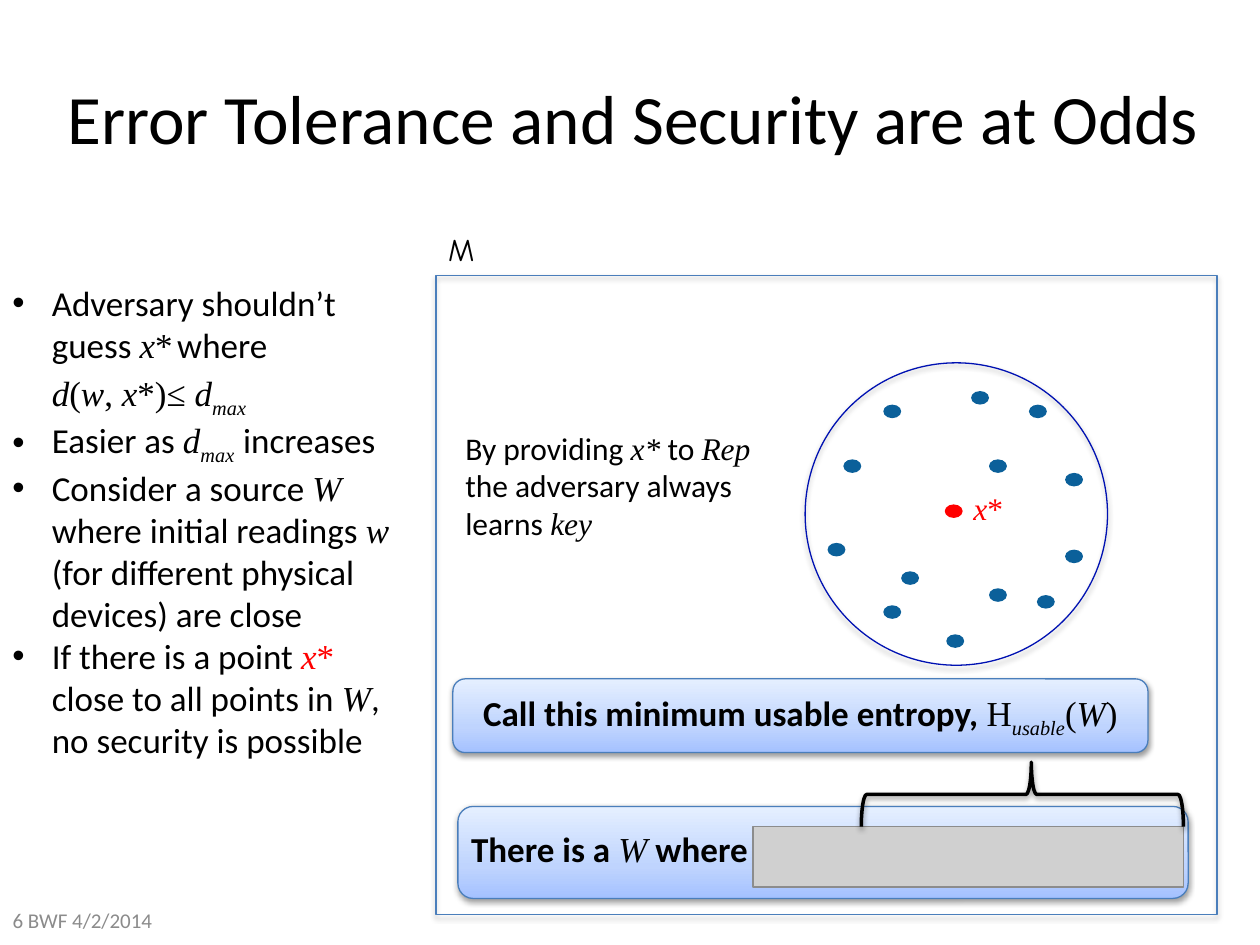
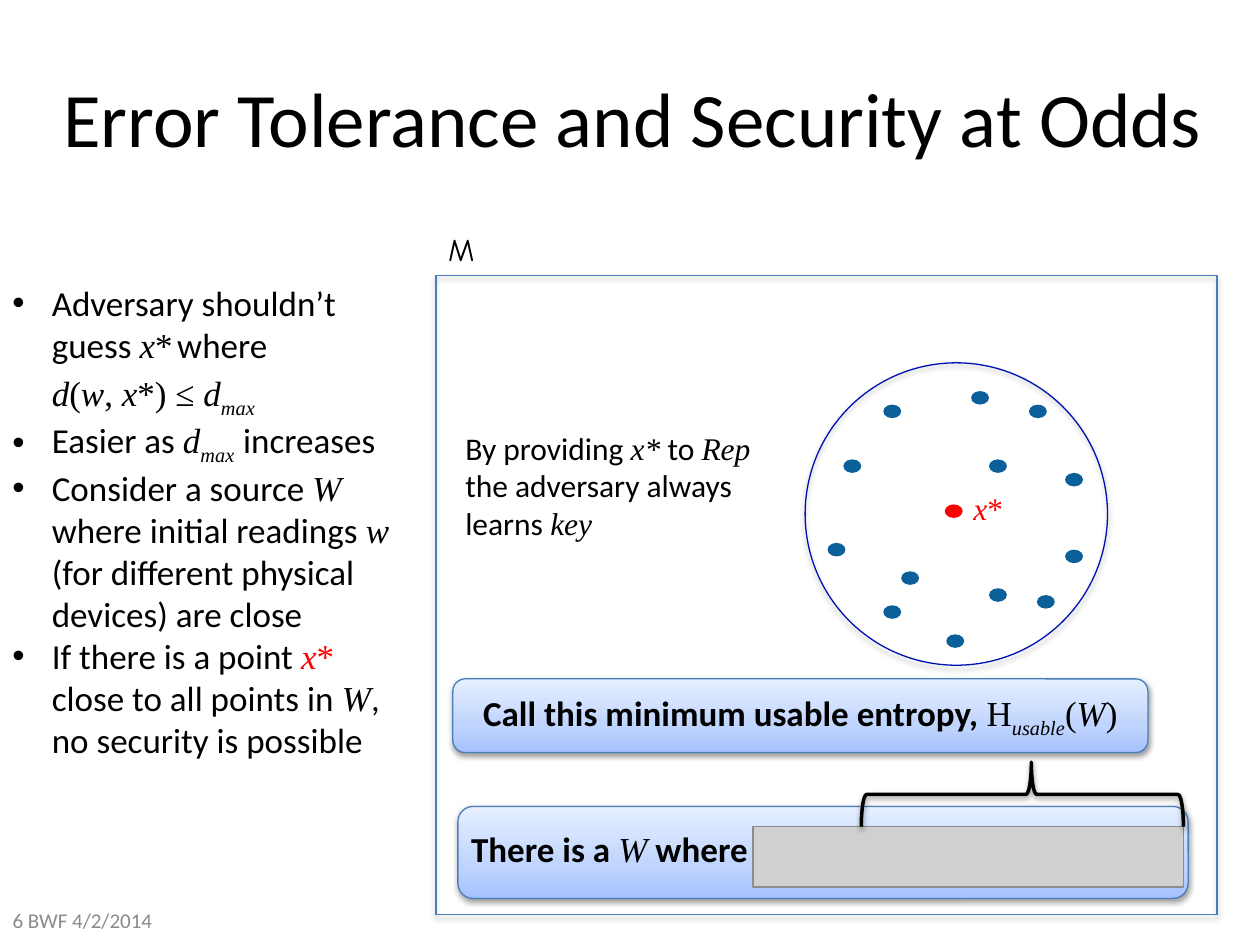
Before and after one commit to xianruimeng/comp-fuzzy-ext, a slide deck: slide 6 of constantRate/KeyDerivationWithNegativeUsable.pptx. Drawn at 1260x945 pixels with LibreOffice and Linux fonts; fonts in the diff are those of the drawing; grey boxes stand for pictures. Boxes give left, top, right and bottom in pixels: in the first picture for what was removed or moved away, otherwise in the second. Text is boxed around its words. In the diff, an @@ line names an element or a change of style, - is before the commit and + after.

```diff
--- a/constantRate/KeyDerivationWithNegativeUsable.pptx
+++ b/constantRate/KeyDerivationWithNegativeUsable.pptx
@@ title at (x1=63, y1=93, x2=1201, y2=160): text changed; size 39.6 to 44 pt @@
-Error Tolerance and Security are at Odds
+Error Tolerance and Security at Odds
@@ text at (x1=52, y1=291, x2=336, y2=413): spaces changed @@
-• Adversary shouldn’t guess x* where
-  d(w, x*)≤ dmax
+• Adversary shouldn’t guess x* where
+  d(w, x*) ≤ dmax
```
Also in this commit, not shown: 19 other slides changed, 3 slides added.
